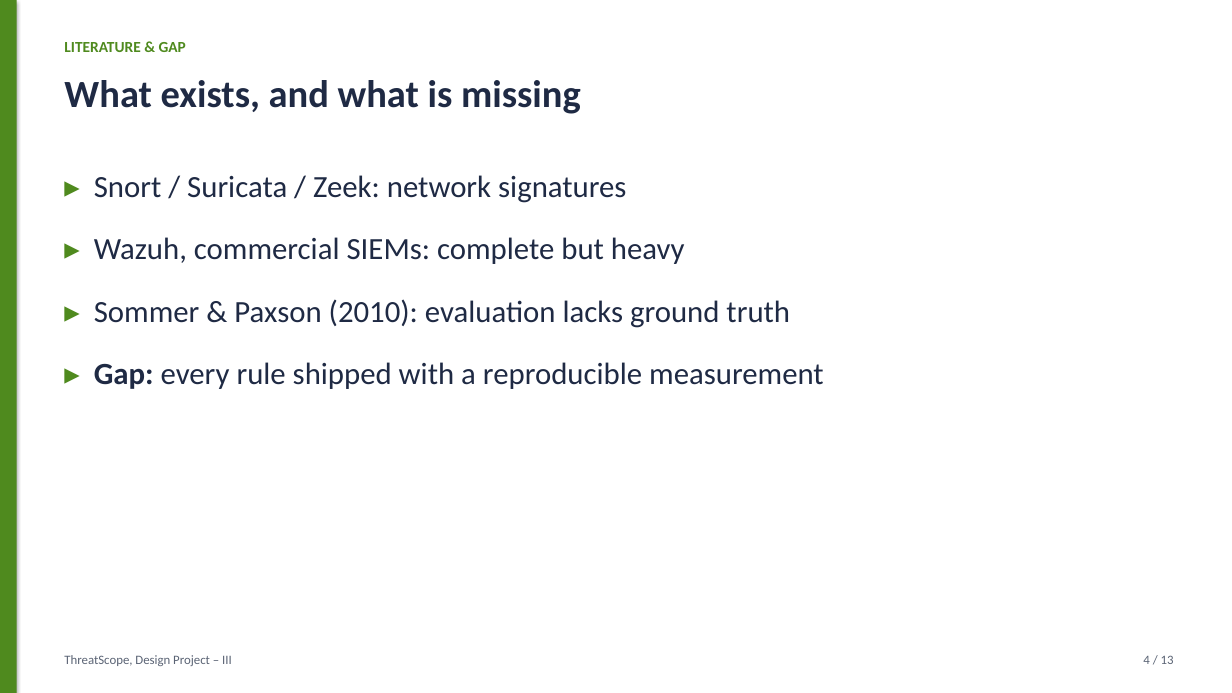
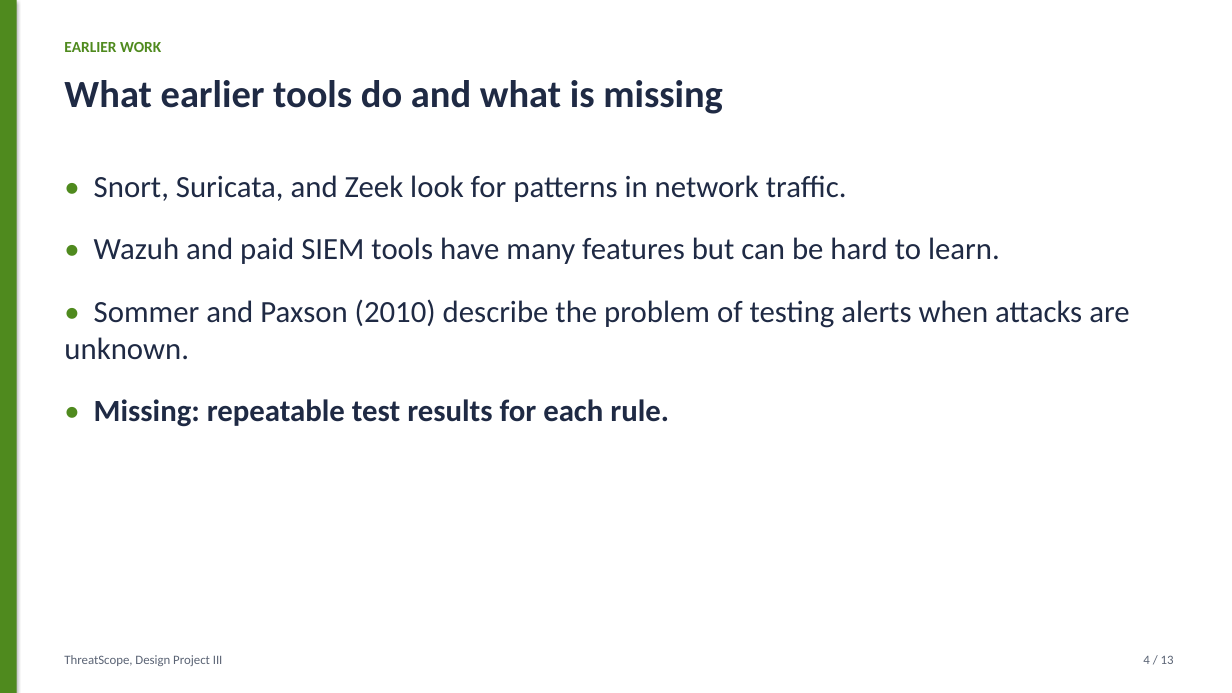
Before and after one commit to harshacreate/ThreatScope, a slide deck: slide 4 of report/ThreatScope_Presentation.pptx. Drawn at 1232x693 pixels with LibreOffice and Linux fonts; fonts in the diff are those of the drawing. Boxes give left, top, right and bottom in pixels: in the first picture for what was removed or moved away, otherwise in the second. Text is boxed around its words. In the diff, an @@ line names an element or a change of style, - is before the commit and + after.

```diff
--- a/report/ThreatScope_Presentation.pptx
+++ b/report/ThreatScope_Presentation.pptx
@@ text at box(64, 42, 161, 52): text changed @@
-LITERATURE & GAP
+EARLIER WORK
@@ text at box(64, 80, 723, 114): text changed @@
-What exists, and what is missing
+What earlier tools do and what is missing
@@ text at box(64, 175, 1129, 427): text changed @@
-▸ Snort / Suricata / Zeek: network signatures
-▸ Wazuh, commercial SIEMs: complete but heavy
-▸ Sommer & Paxson (2010): evaluation lacks ground truth
-▸ Gap: every rule shipped with a reproducible measurement
+• Snort, Suricata, and Zeek look for patterns in network traffic.
+• Wazuh and paid SIEM tools have many features but can be hard to learn.
+• Sommer and Paxson (2010) describe the problem of testing alerts when attacks are unknown.
+• Missing: repeatable test results for each rule.
@@ text at box(64, 655, 223, 666): text changed @@
-ThreatScope, Design Project – III
+ThreatScope, Design Project III
```
Also in this commit, not shown: 12 other slides changed, 17 other files.
